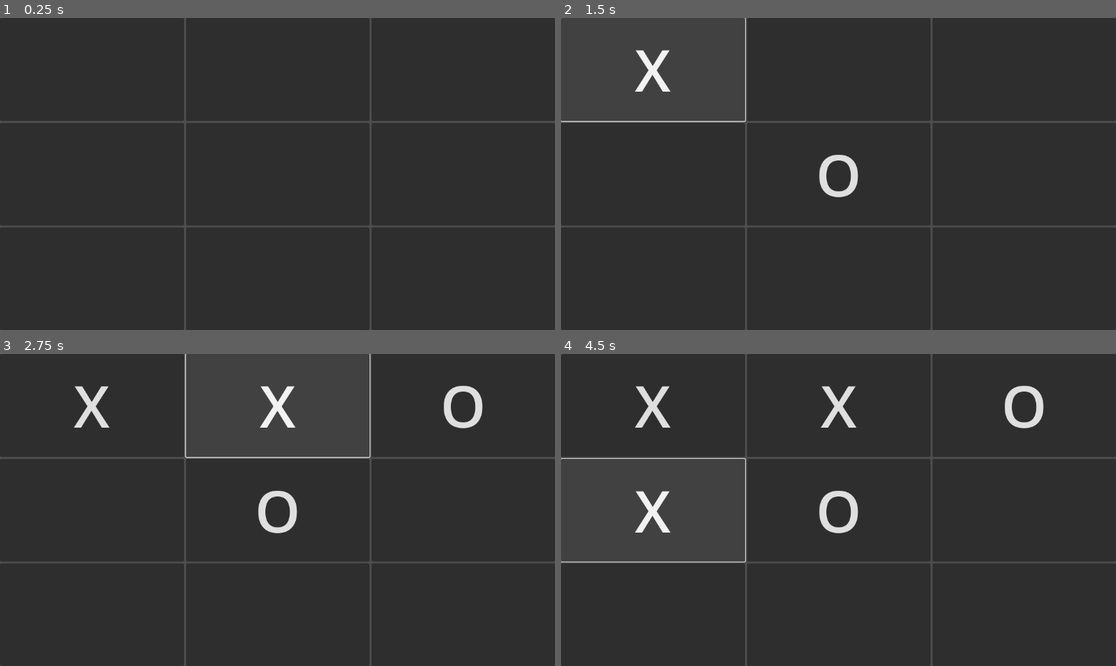
Above: before the commit, frames 1-4 (two rows, left to right).
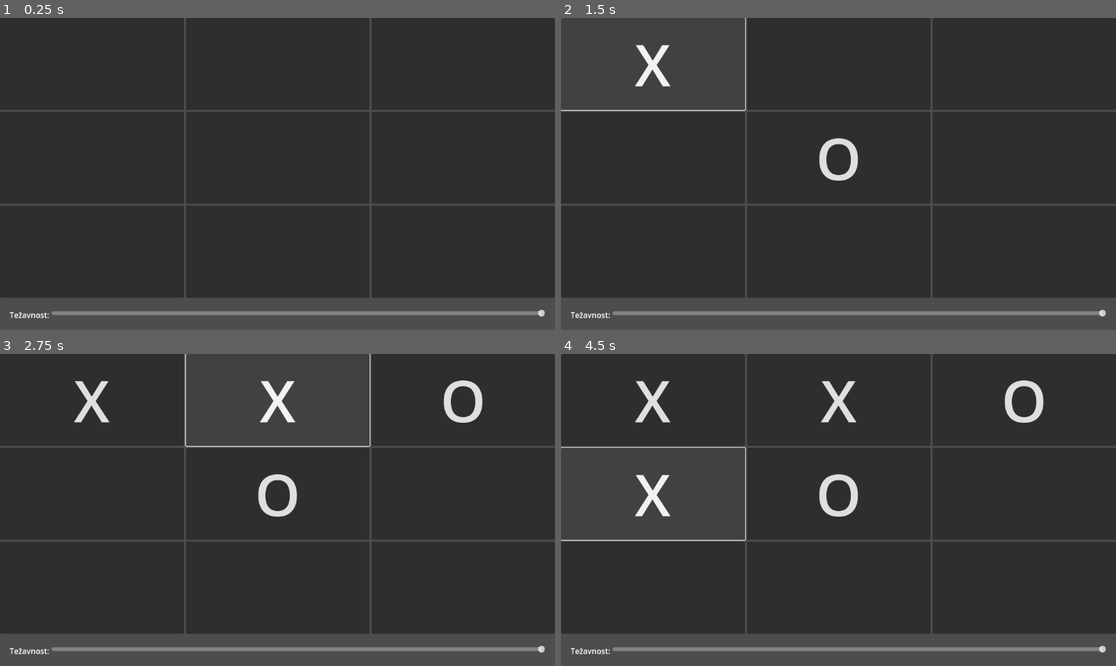
Above: after the commit, the same moments.

Repository: janrobas/tri-v-vrst-godot
Game: Godot game, scene res://igra.tscn
Two runs of this game, one before a commit and one after it. Both use one fixed random seed, a clock stepped at 60 frames per second and the inputs below.
Inputs (mouse positions are in pixels of both pictures, inside the frame that each line leads up to; where the layout moved, square brackets give the same spot in the first picture):
- Up to frame 1 (0.25 s): no input
- Up to frame 2 (1.5 s): click (655, 64) [655, 71] at 0.5 s; click "X" at 1.25 s
- Up to frame 3 (2.75 s): click (277, 400) [277, 407] at 2 s
- Up to frame 4 (4.5 s): click "X" at 2.75 s; click "O" at 3.5 s; click (655, 494) [655, 510] at 4.25 s

The runs differ from the first frame. In frame 1, 12% of the frame differs, in the area x 0-100%, y 29-100%; in frame 2, 13%; in frame 3, 14%; in frame 4, 15%, in the area x 0-100%, y 8-100%.

Commit message:
tezavnost

Diff:
--- a/igra.tscn
+++ b/igra.tscn
@@ -11,16 +11,20 @@
 grow_vertical = 2
 script = ExtResource("1_j6ulp")
 
-[node name="Container" type="GridContainer" parent="."]
+[node name="Vbox" type="VBoxContainer" parent="."]
 layout_mode = 1
 anchors_preset = 15
 anchor_right = 1.0
 anchor_bottom = 1.0
 grow_horizontal = 2
 grow_vertical = 2
+
+[node name="Container" type="GridContainer" parent="Vbox"]
+layout_mode = 2
+size_flags_vertical = 3
 columns = 3
 
-[node name="a" type="Button" parent="Container"]
+[node name="a" type="Button" parent="Vbox/Container"]
 layout_mode = 2
 size_flags_horizontal = 3
 size_flags_vertical = 3
@@ -28,7 +32,7 @@
 text = "x"
 metadata/moj_id = 0
 
-[node name="b" type="Button" parent="Container"]
+[node name="b" type="Button" parent="Vbox/Container"]
 layout_mode = 2
 size_flags_horizontal = 3
 size_flags_vertical = 3
@@ -36,7 +40,7 @@
 text = "x"
 metadata/moj_id = 1
 
-[node name="c" type="Button" parent="Container"]
+[node name="c" type="Button" parent="Vbox/Container"]
 layout_mode = 2
 size_flags_horizontal = 3
 size_flags_vertical = 3
@@ -44,7 +48,7 @@
 text = "x"
 metadata/moj_id = 2
 
-[node name="d" type="Button" parent="Container"]
+[node name="d" type="Button" parent="Vbox/Container"]
 layout_mode = 2
 size_flags_horizontal = 3
 size_flags_vertical = 3
@@ -52,7 +56,7 @@
 text = "x"
 metadata/moj_id = 3
 
-[node name="e" type="Button" parent="Container"]
+[node name="e" type="Button" parent="Vbox/Container"]
 layout_mode = 2
 size_flags_horizontal = 3
 size_flags_vertical = 3
@@ -60,7 +64,7 @@
 text = "x"
 metadata/moj_id = 4
 
-[node name="f" type="Button" parent="Container"]
+[node name="f" type="Button" parent="Vbox/Container"]
 layout_mode = 2
 size_flags_horizontal = 3
 size_flags_vertical = 3
@@ -68,7 +72,7 @@
 text = "x"
 metadata/moj_id = 5
 
-[node name="g" type="Button" parent="Container"]
+[node name="g" type="Button" parent="Vbox/Container"]
 layout_mode = 2
 size_flags_horizontal = 3
 size_flags_vertical = 3
@@ -76,7 +80,7 @@
 text = "x"
 metadata/moj_id = 6
 
-[node name="h" type="Button" parent="Container"]
+[node name="h" type="Button" parent="Vbox/Container"]
 layout_mode = 2
 size_flags_horizontal = 3
 size_flags_vertical = 3
@@ -84,13 +88,35 @@
 text = "x"
 metadata/moj_id = 7
 
-[node name="i" type="Button" parent="Container"]
+[node name="i" type="Button" parent="Vbox/Container"]
 layout_mode = 2
 size_flags_horizontal = 3
 size_flags_vertical = 3
 theme_override_font_sizes/font_size = 120
 text = "x"
 metadata/moj_id = 8
+
+[node name="Margin" type="MarginContainer" parent="Vbox"]
+layout_mode = 2
+theme_override_constants/margin_left = 20
+theme_override_constants/margin_top = 20
+theme_override_constants/margin_right = 20
+theme_override_constants/margin_bottom = 20
+
+[node name="HFlowContainer" type="HFlowContainer" parent="Vbox/Margin"]
+layout_mode = 2
+
+[node name="Label" type="Label" parent="Vbox/Margin/HFlowContainer"]
+layout_mode = 2
+text = "Težavnost:"
+
+[node name="Tezavnost" type="HSlider" parent="Vbox/Margin/HFlowContainer"]
+layout_mode = 2
+size_flags_horizontal = 3
+min_value = 1.0
+max_value = 4.0
+value = 4.0
+rounded = true
 
 [node name="ControlKonec" type="Control" parent="."]
 visible = false
@@ -131,4 +157,5 @@
 theme_override_font_sizes/font_size = 50
 text = "Ponovi"
 
+[connection signal="value_changed" from="Vbox/Margin/HFlowContainer/Tezavnost" to="." method="_on_tezavnost_value_changed"]
 [connection signal="pressed" from="ControlKonec/CenterContainer/BoxContainer/ButtonPonovi" to="." method="_on_button_ponovi_pressed"]
--- a/tri.gd
+++ b/tri.gd
@@ -1,17 +1,18 @@
 extends Control
 
-@onready var a = $Container/a
-@onready var b = $Container/b
-@onready var c = $Container/c
-@onready var d = $Container/d
-@onready var e = $Container/e
-@onready var f = $Container/f
-@onready var g = $Container/g
-@onready var h = $Container/h
-@onready var i = $Container/i
+@onready var a = $Vbox/Container/a
+@onready var b = $Vbox/Container/b
+@onready var c = $Vbox/Container/c
+@onready var d = $Vbox/Container/d
+@onready var e = $Vbox/Container/e
+@onready var f = $Vbox/Container/f
+@onready var g = $Vbox/Container/g
+@onready var h = $Vbox/Container/h
+@onready var i = $Vbox/Container/i
 @onready var buttons = [a,b,c,d,e,f,g,h,i]
 @onready var control_konec = $ControlKonec
 @onready var label_konec = $ControlKonec/CenterContainer/BoxContainer/LabelKonec
+@onready var tezavnost_slider = $Vbox/Margin/HFlowContainer/Tezavnost
 
 enum states { PRAZNO, X, O }
 var stanje = [states.PRAZNO, states.PRAZNO, states.PRAZNO,
@@ -21,18 +22,36 @@
 var je_na_vrsti_x = true   # x je človek
 var igra_koncana = false
 
+var verjetnost_napake = 0.0
+var max_globina = 9
+
 const ZMAGOVALNE_LINIJE = [
-	[0,1,2], [3,4,5], [6,7,8],   # vrstice
-	[0,3,6], [1,4,7], [2,5,8],   # stolpci
-	[0,4,8], [2,4,6]             # diagonale
+	[0,1,2], [3,4,5], [6,7,8],
+	[0,3,6], [1,4,7], [2,5,8],
+	[0,4,8], [2,4,6]
 ]
 
 
 func _ready():
 	for button in buttons:
 		button.pressed.connect(on_press.bind(button.get_meta("moj_id")))
+	nastavi_tezavnost(int(tezavnost_slider.value))
 	osvezi()
 
+func nastavi_tezavnost(level: int) -> void:
+	match level:
+		1:
+			verjetnost_napake = 0.55
+			max_globina = 2
+		2:
+			verjetnost_napake = 0.35
+			max_globina = 3
+		3:
+			verjetnost_napake = 0.15
+			max_globina = 6
+		_:
+			verjetnost_napake = 0.0
+			max_globina = 9
 
 func on_press(id):
 	if igra_koncana or not je_na_vrsti_x or stanje[id] != states.PRAZNO:
@@ -51,19 +70,22 @@
 
 
 func naredi_ai_potezo():
+	if randf() < verjetnost_napake:
+		naredi_nakljucno_potezo()
+		return
+
 	var najboljsa_vrednost = -INF
 	var najboljsa_poteza = -1
 
-	for i in 9:
-		if stanje[i] == states.PRAZNO:
-			stanje[i] = states.O
-			# potezo človeka (x) minimiziramo
-			var vrednost = minimax(stanje, false)
-			stanje[i] = states.PRAZNO
+	for j in 9:
+		if stanje[j] == states.PRAZNO:
+			stanje[j] = states.O
+			var v = minimax(stanje, false, 0)
+			stanje[j] = states.PRAZNO
 
-			if vrednost > najboljsa_vrednost:
-				najboljsa_vrednost = vrednost
-				najboljsa_poteza = i
+			if v > najboljsa_vrednost:
+				najboljsa_vrednost = v
+				najboljsa_poteza = j
 
 	if najboljsa_poteza != -1:
 		stanje[najboljsa_poteza] = states.O
@@ -72,31 +94,45 @@
 		preveri_konec()
 
 
-# minimax: AI (o) maksimizira, človek (x) minimizira
-func minimax(s, je_max: bool) -> int:
+func naredi_nakljucno_potezo():
+	var prazna = []
+	for j in 9:
+		if stanje[j] == states.PRAZNO:
+			prazna.append(j)
+	if prazna.is_empty():
+		return
+	var p = prazna.pick_random()
+	stanje[p] = states.O
+	je_na_vrsti_x = true
+	osvezi()
+	preveri_konec()
+
+
+# minimax z omejeno globino
+func minimax(s, je_max: bool, globina: int) -> int:
 	var zmag = dobi_zmagovalca(s)
 	if zmag == states.O:
-		return 10
+		return 10 - globina          # raje zmagaj hitro
 	elif zmag == states.X:
-		return -10
-	elif not s.has(states.PRAZNO):
-		return 0
+		return -10 + globina         # raje izgubi pozno
+	elif not s.has(states.PRAZNO) or globina >= max_globina:
+		return 0                     # neodločeno ali dosežena max globina
 
 	if je_max:
 		var najboljsi = -INF
-		for i in 9:
-			if s[i] == states.PRAZNO:
-				s[i] = states.O
-				najboljsi = max(najboljsi, minimax(s, false))
-				s[i] = states.PRAZNO
+		for j in 9:
+			if s[j] == states.PRAZNO:
+				s[j] = states.O
+				najboljsi = max(najboljsi, minimax(s, false, globina + 1))
+				s[j] = states.PRAZNO
 		return najboljsi
 	else:
 		var najboljsi = INF
-		for i in 9:
-			if s[i] == states.PRAZNO:
-				s[i] = states.X
-				najboljsi = min(najboljsi, minimax(s, true))
-				s[i] = states.PRAZNO
+		for j in 9:
+			if s[j] == states.PRAZNO:
+				s[j] = states.X
+				najboljsi = min(najboljsi, minimax(s, true, globina + 1))
+				s[j] = states.PRAZNO
 		return najboljsi
 
 
@@ -128,14 +164,19 @@
 		return true
 	return false
 
+
 func osvezi():
-	for i in 9:
-		if stanje[i] == states.O:
-			buttons[i].text = "O"
-		elif stanje[i] == states.X:
-			buttons[i].text = "X"
+	for j in 9:
+		if stanje[j] == states.O:
+			buttons[j].text = "O"
+		elif stanje[j] == states.X:
+			buttons[j].text = "X"
 		else:
-			buttons[i].text = ""
+			buttons[j].text = ""
+
 
 func _on_button_ponovi_pressed():
 	get_tree().reload_current_scene()
+
+func _on_tezavnost_value_changed(value):
+	nastavi_tezavnost(int(value))
Not shown, added: igrC408.tmp
